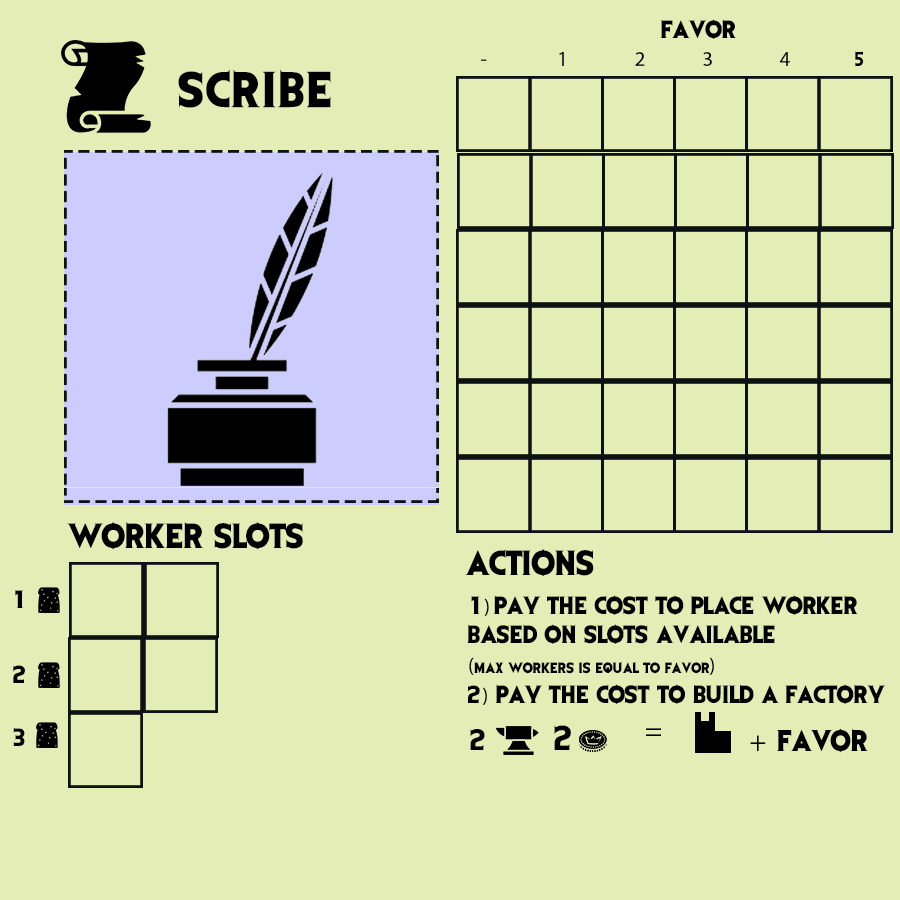
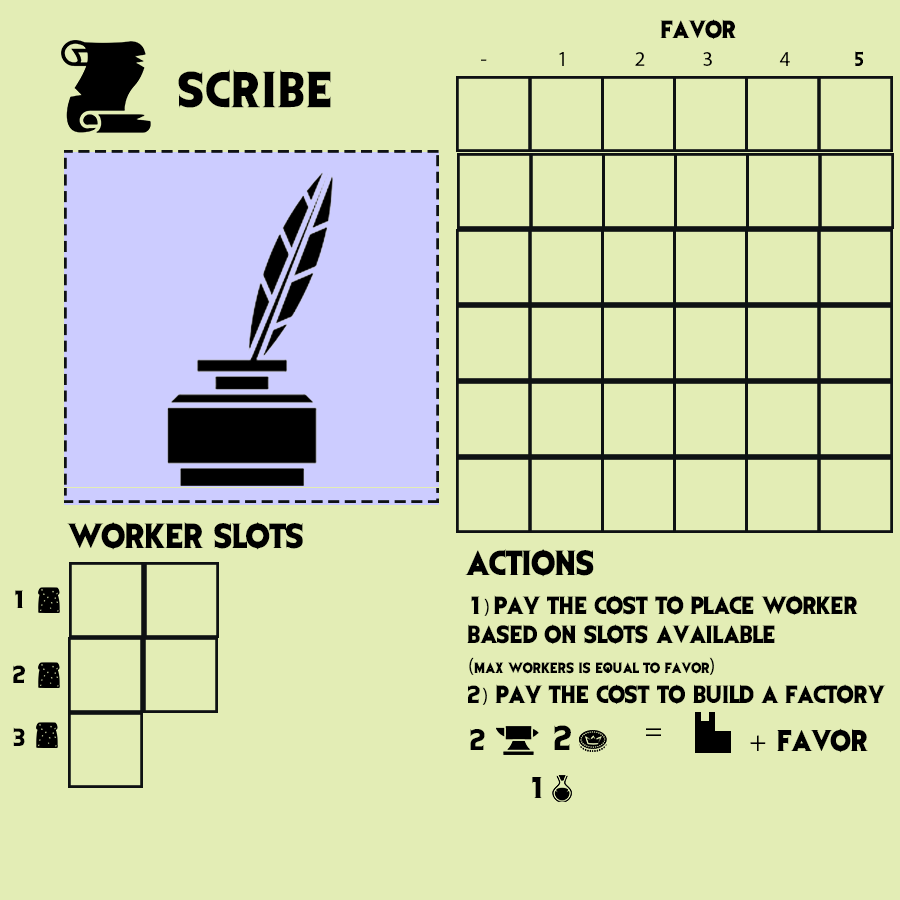
Layers edited between the first and the second 900x900 image:
added layer "Factory - Orgone Cost" above "Factory - Orgone Icon" over left=532, top=777, right=542, bottom=798
added layer "Factory - Orgone Icon" above "Scribe - Image" over left=552, top=775, right=572, bottom=802
